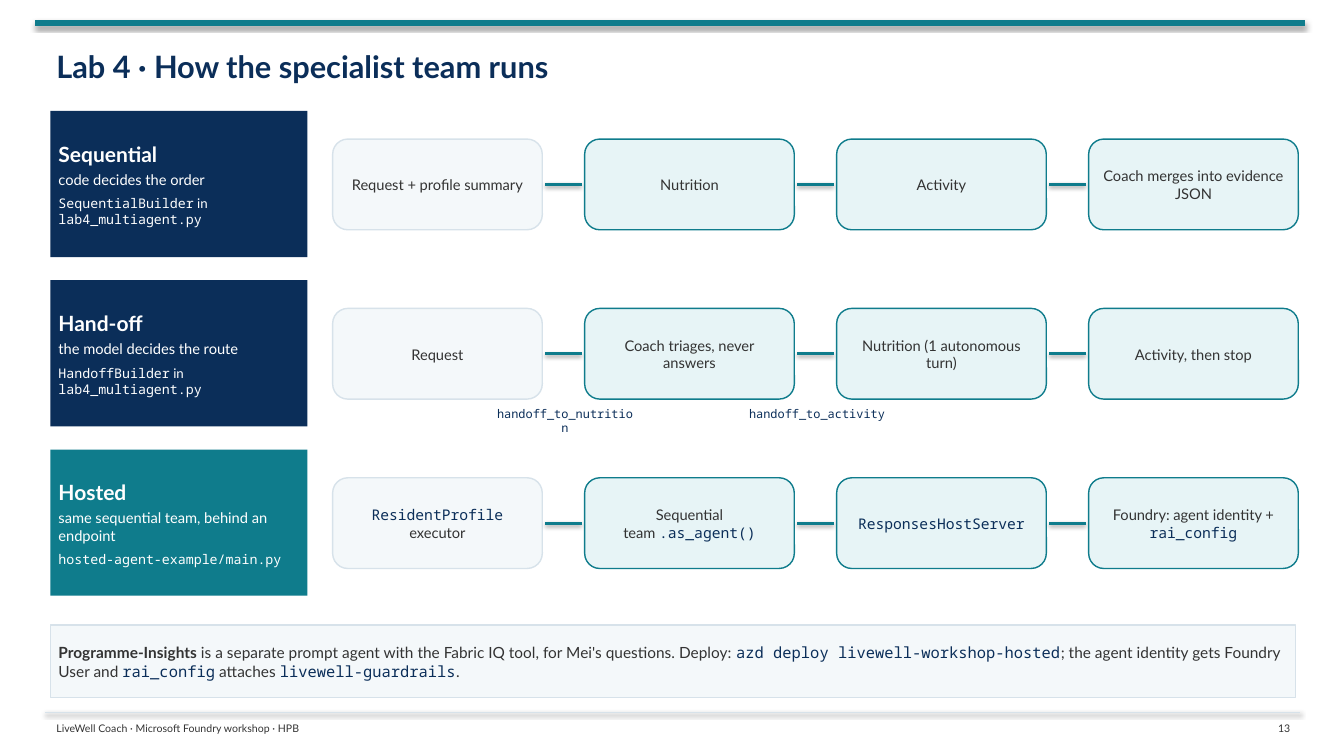
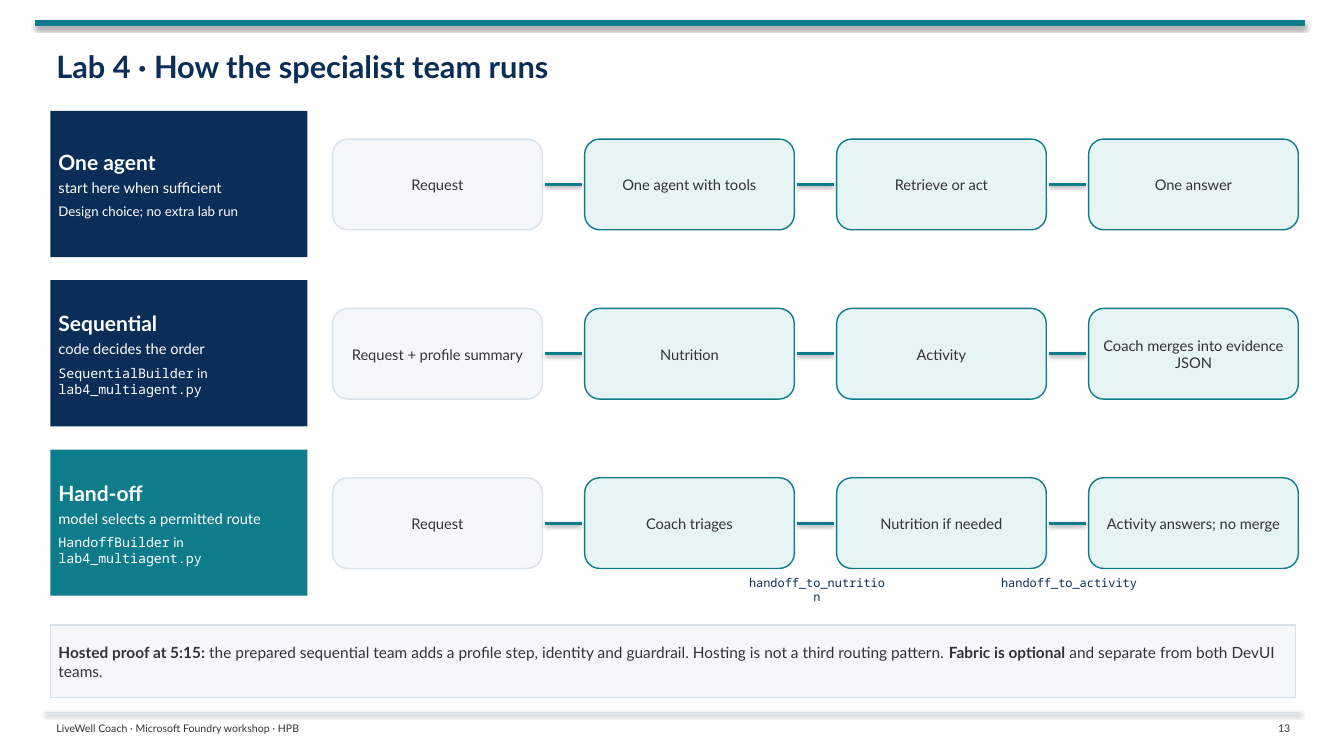
Before and after one commit to tonirex/hpb-foundry-workshop, a slide deck: slide 13 of deck/LiveWell-Lab-Flow.pptx. Drawn at 1344x756 pixels with LibreOffice and Linux fonts; fonts in the diff are those of the drawing. Boxes give left, top, right and bottom in pixels: in the first picture for what was removed or moved away, otherwise in the second. Text is boxed around its words. In the diff, an @@ line names an element or a change of style, - is before the commit and + after.

```diff
--- a/deck/LiveWell-Lab-Flow.pptx
+++ b/deck/LiveWell-Lab-Flow.pptx
@@ rectangle added at <box>50,111,308,257</box>, fill #0B2E59, 9.5 pt, text #FFFFFF @@
+One agent
+start here when sufficient
+Design choice; no extra lab run
@@ rounded rectangle "Request": place and size @@
-rounded rectangle "Request" at <box>333,309,542,399</box>
+rounded rectangle "Request" at <box>333,139,542,230</box>
@@ rounded rectangle added at <box>585,139,795,230</box>, fill #E7F4F6, outline #0F7C8C 1 pt, 10.5 pt, text #333333 @@
+One agent with tools
@@ rounded rectangle added at <box>837,139,1047,230</box>, fill #E7F4F6, outline #0F7C8C 1 pt, 10.5 pt, text #333333 @@
+Retrieve or act
@@ rounded rectangle added at <box>1089,139,1299,230</box>, fill #E7F4F6, outline #0F7C8C 1 pt, 10.5 pt, text #333333 @@
+One answer
@@ rounded rectangle removed at <box>837,309,1047,399</box> @@
-Nutrition (1 autonomous turn)
@@ rounded rectangle removed at <box>1089,309,1299,399</box> @@
-Activity, then stop
@@ rectangle "Hand-off" at <box>50,450,308,596</box>: fill #0B2E59 to #0F7C8C @@
@@ rectangle removed at <box>50,450,308,596</box> @@
-Hosted
-same sequential team, behind an endpoint
-hosted-agent-example/main.py
@@ 5 rounded rectangles, 2 rectangles: place and size @@
-5 rounded rectangles, 2 rectangles at <box>50,111,1299,426</box>
+5 rounded rectangles, 2 rectangles at <box>50,280,1299,596</box>
@@ rounded rectangle removed at <box>585,478,795,569</box> @@
-Sequential team .as_agent()
@@ text in rectangle at <box>58,513,261,527</box>: text changed @@
-the model decides the route
+model selects a permitted route
@@ text in rounded rectangle at <box>411,518,463,532</box>: text changed; font Noto Sans Mono to Lato; text colour #0B2E59 to #333333 @@
-ResidentProfile executor
+Request
@@ text in rounded rectangle at <box>646,518,733,532</box>: text changed @@
-Coach triages, never answers
+Coach triages
@@ text in rounded rectangle at <box>880,518,1003,529</box>: text changed; font Noto Sans Mono to Lato; text colour #0B2E59 to #333333 @@
-ResponsesHostServer
+Nutrition if needed
@@ text in rounded rectangle at <box>1107,518,1280,532</box>: text changed @@
-Foundry: agent identity + rai_config
+Activity answers; no merge
@@ text "handoff_to_nutrition": place and size @@
-text "handoff_to_nutrition" at <box>497,409,633,420</box>
+text "handoff_to_nutrition" at <box>749,578,885,589</box>
@@ text "handoff_to_activity": place and size @@
-text "handoff_to_activity" at <box>749,409,885,421</box>
+text "handoff_to_activity" at <box>1001,578,1137,590</box>
@@ text in rectangle at <box>58,646,1275,677</box>: text changed @@
-Programme-Insights is a separate prompt agent with the Fabric IQ tool, for Mei's questions. Deploy: azd deploy livewell-workshop-hosted; the agent identity gets Foundry User and rai_config attaches livewell-guardrails.
+Hosted proof at 5:15: the prepared sequential team adds a profile step, identity and guardrail. Hosting is not a third routing pattern. Fabric is optional and separate from both DevUI teams.
```
Also in this commit, not shown: 13 other slides changed, 38 other files.
